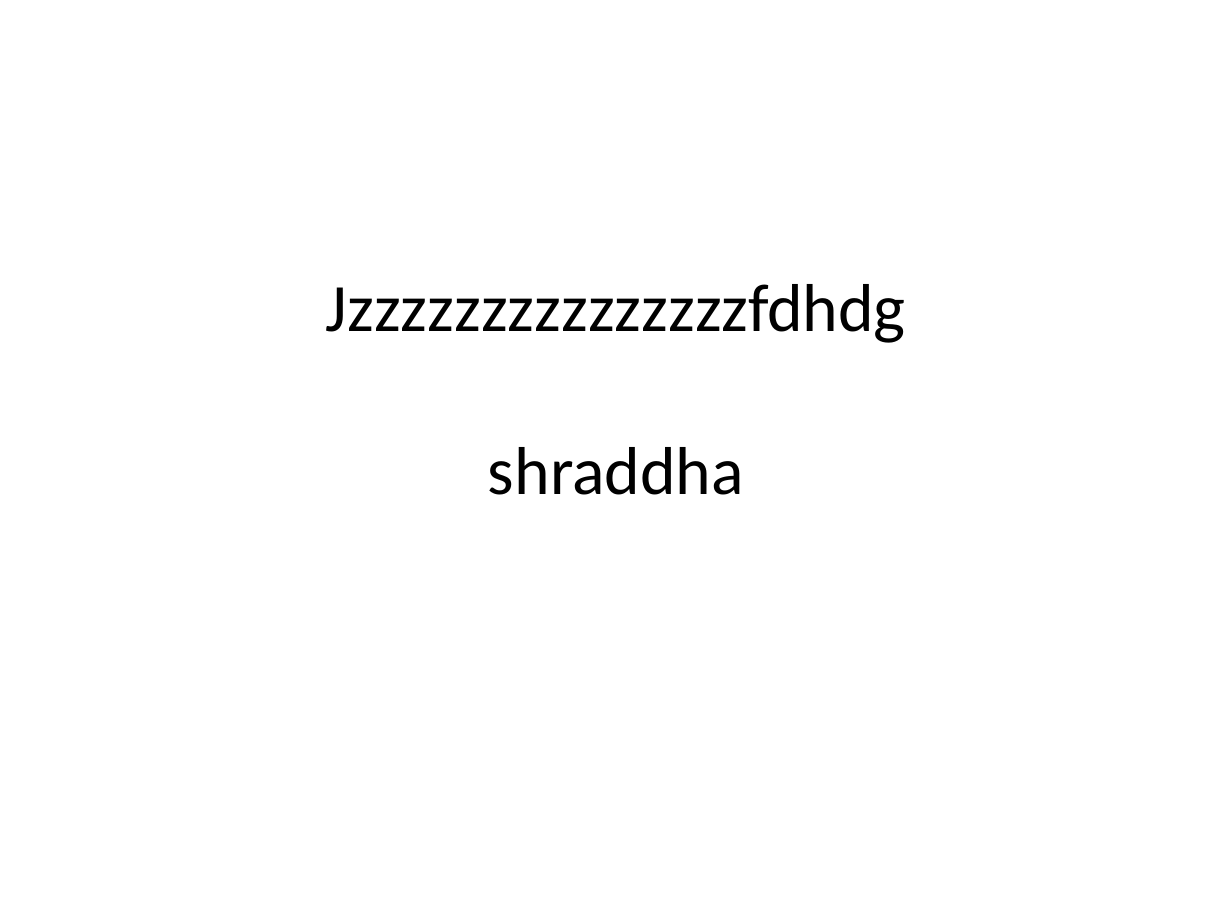
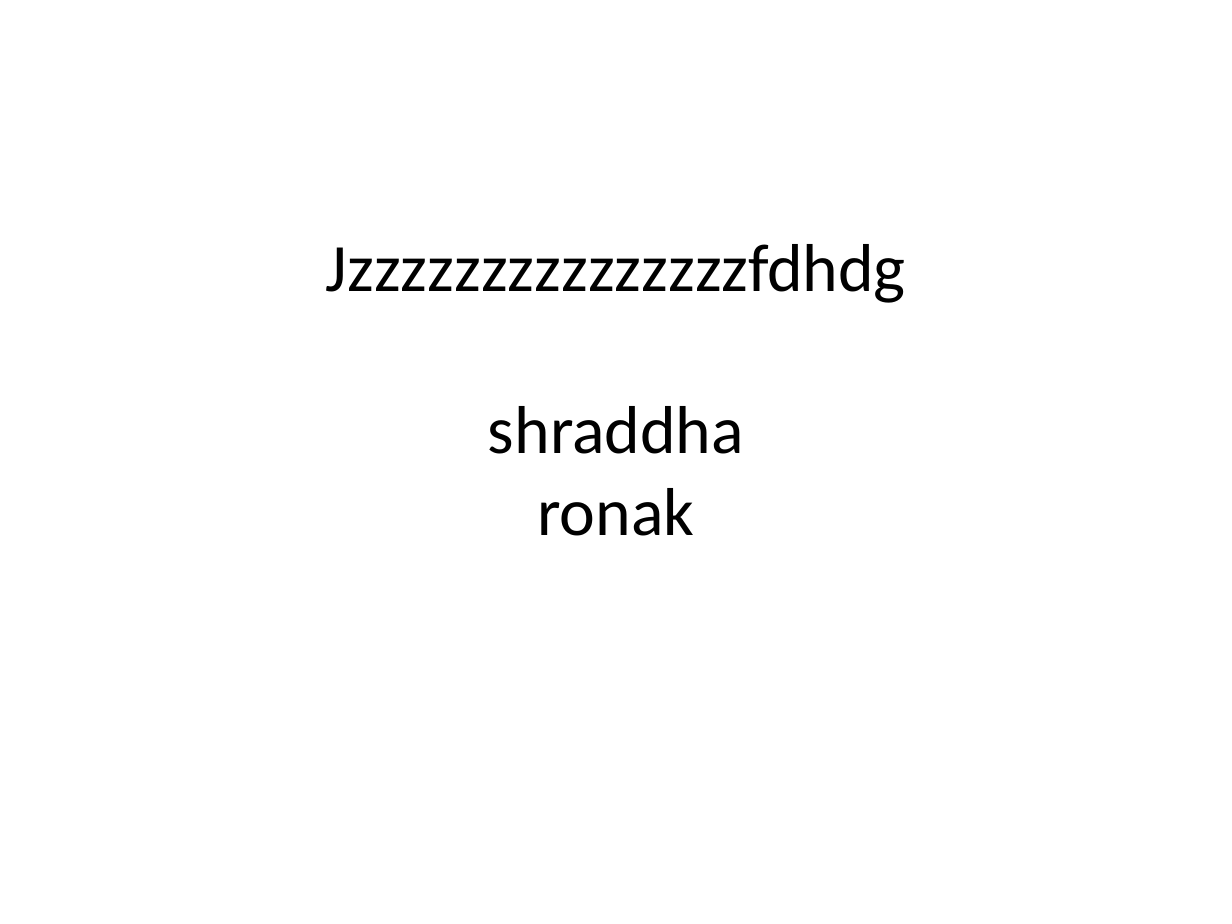
Before and after one commit to shraddha-jain8/Test, a slide deck: slide 1 of Log4j/New Microsoft Office PowerPoint Presentation.pptx. Drawn at 1232x924 pixels with LibreOffice and Linux fonts; fonts in the diff are those of the drawing. Boxes give left, top, right and bottom in pixels: in the first picture for what was removed or moved away, otherwise in the second. Text is boxed around its words. In the diff, an @@ line names an element or a change of style, - is before the commit and + after.

Commit message:
again ppt change

```diff
--- a/Log4j/New Microsoft Office PowerPoint Presentation.pptx
+++ b/Log4j/New Microsoft Office PowerPoint Presentation.pptx
@@ title at (326, 244, 906, 536): text changed @@
-Jzzzzzzzzzzzzzzzfdhdg
-shraddha
+Jzzzzzzzzzzzzzzzfdhdg
+shraddha
+ronak
```
